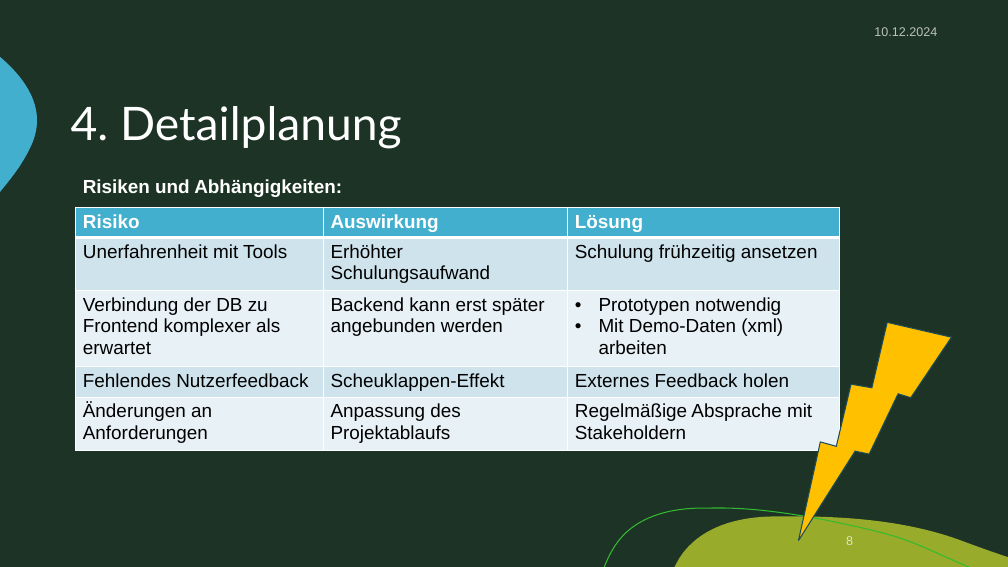
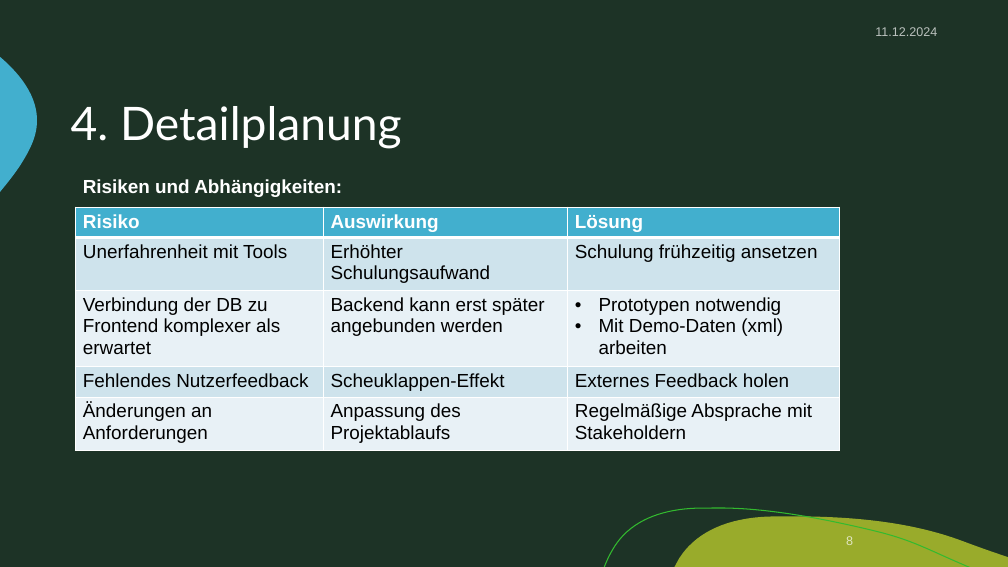
Before and after one commit to zIExpantion/ZumGelbenBach, a slide deck: slide 8 of Dokumente/Sprint-Backlog/Sprint-Backlog2.pptx. Drawn at 1008x567 pixels with LibreOffice and Linux fonts; fonts in the diff are those of the drawing; background and template pictures are left out. Boxes give left, top, right and bottom in pixels: in the first picture for what was removed or moved away, otherwise in the second. Text is boxed around its words. In the diff, an @@ line names an element or a change of style, - is before the commit and + after.

```diff
--- a/Dokumente/Sprint-Backlog/Sprint-Backlog2.pptx
+++ b/Dokumente/Sprint-Backlog/Sprint-Backlog2.pptx
@@ text at (x1=875, y1=27, x2=937, y2=36): text changed @@
-10.12.2024
+11.12.2024
@@ lightning bolt removed at (x1=725, y1=297, x2=996, y2=540) @@
```
Also in this commit, not shown: 11 other slides changed, 3 other files.
